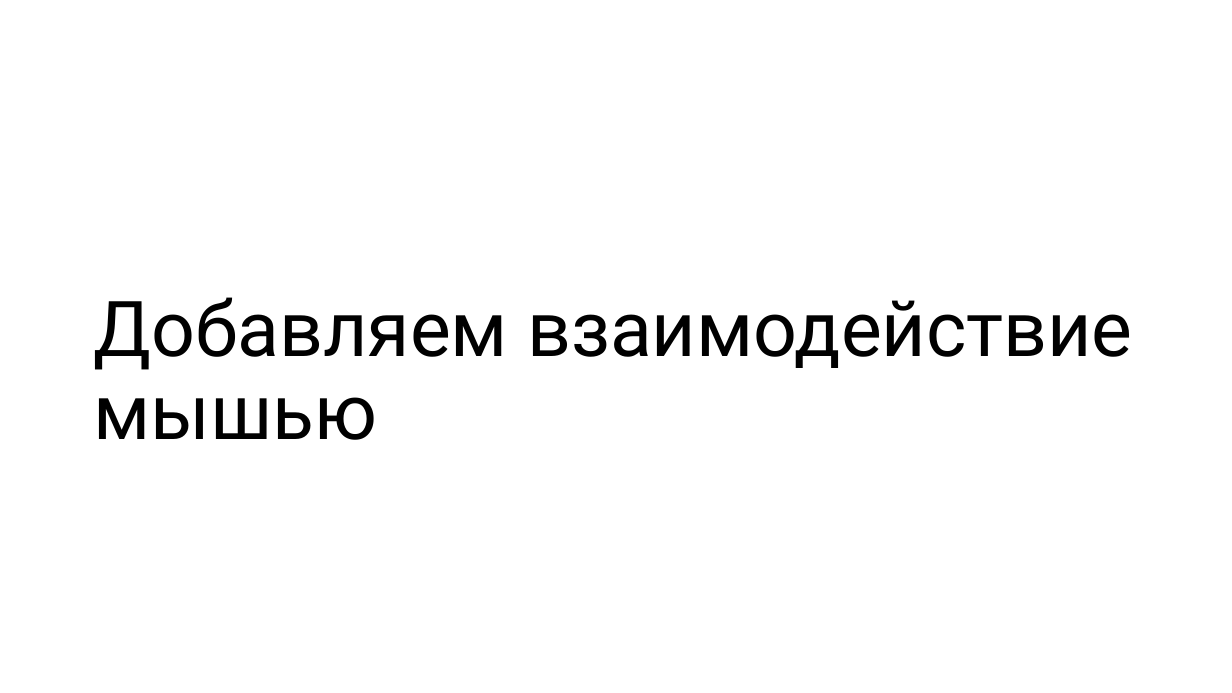
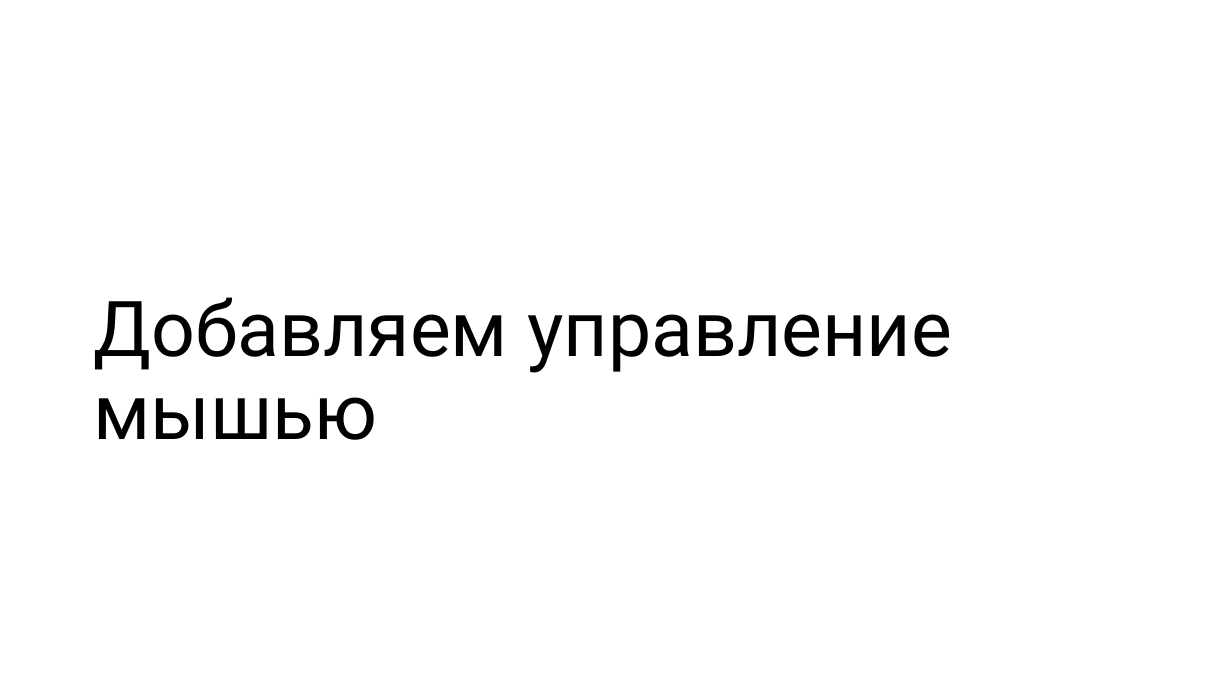
Before and after one commit to alexey-malov/ood, a slide deck: slide 24 of lectures/new/03. gui-app-design/gui-app-design.pptx. Drawn at 1232x693 pixels with LibreOffice and Linux fonts; fonts in the diff are those of the drawing. Boxes give left, top, right and bottom in pixels: in the first picture for what was removed or moved away, otherwise in the second. Text is boxed around its words. In the diff, an @@ line names an element or a change of style, - is before the commit and + after.

```diff
--- a/lectures/new/03. gui-app-design/gui-app-design.pptx
+++ b/lectures/new/03. gui-app-design/gui-app-design.pptx
@@ title at [93,297,952,440]: text changed @@
-Добавляем взаимодействие мышью
+Добавляем управление мышью
```
Also in this commit, not shown: 4 other files.
